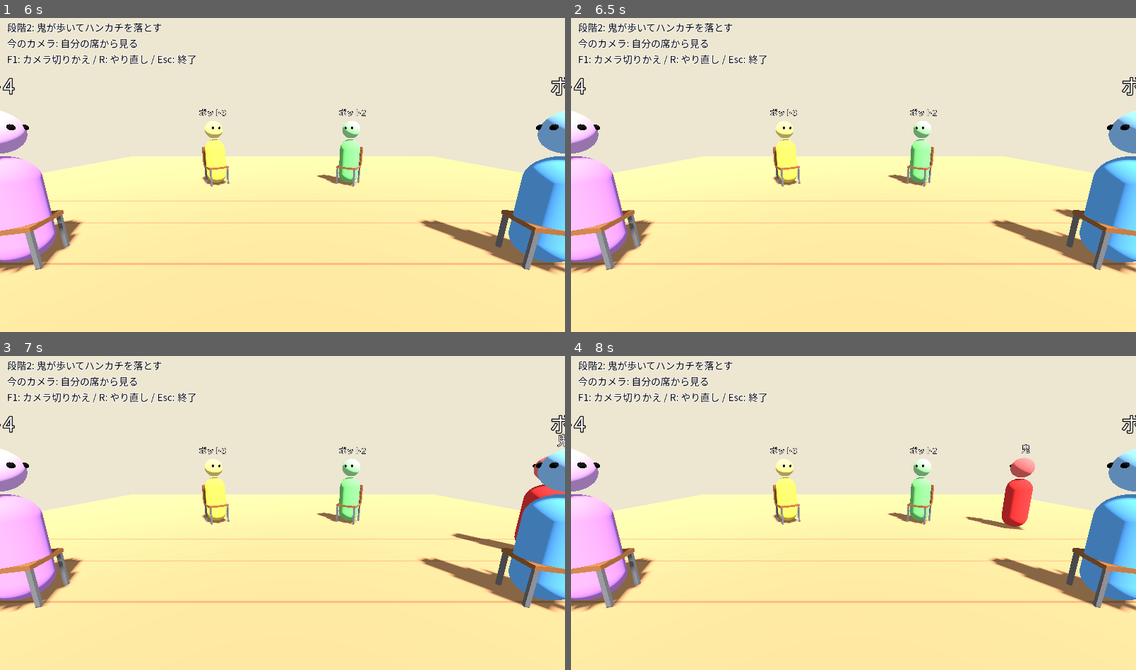
Above: before the commit, frames 1-4 (two rows, left to right).
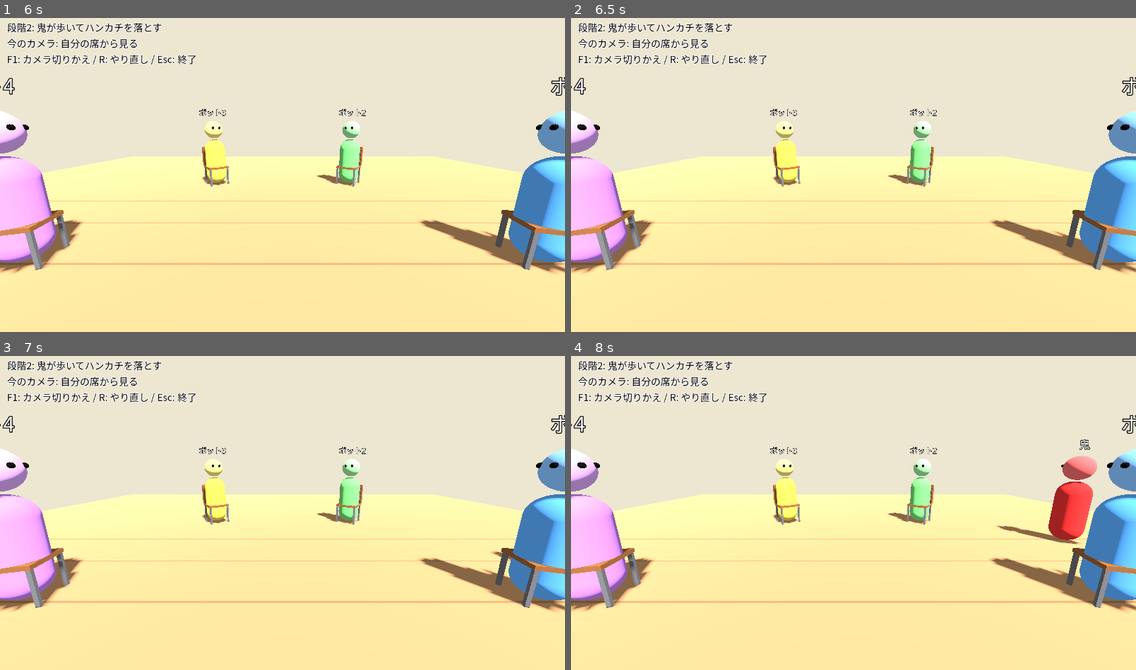
Above: after the commit, the same moments.

Repository: LisaYuumi/ushiro-micha-dame
Game: Godot game, scene res://scenes/main.tscn
The game is run twice, just before and just after one commit, with the same random seed, the same clock (stepped at 60 frames per second) and the same inputs.
Inputs:
- Up to frame 1 (6 s): tap Enter at 0.5 s; tap R (restart) every 0.75 s from 1.25 to 4.25 s
- Up to frame 2 (6.5 s): no input
- Up to frame 3 (7 s): no input
- Up to frame 4 (8 s): no input

Frame 1 is identical in both runs. In frame 2, less than 0.1% of the frame differs, in the area x 85-91%, y 60-65%; in frame 3, 0.6%; in frame 4, 2.7%, in the area x 69-94%, y 26-60%.

Commit message:
Make the handkerchief drop sound faint and add decoy pauses/rustles
The oni may stop behind any seat and play the same sound as a real drop,
so hearing a sound no longer tells you who got the handkerchief.

Co-Authored-By: Claude Opus 5.5 <noreply@anthropic.com>
Claude-Session: https://claude.ai/code/session_018gGhz8RHTqLMKymXrJnaB4

Diff:
--- a/scripts/core/game_config.gd
+++ b/scripts/core/game_config.gd
@@ -16,6 +16,12 @@
 # --- 鬼の動き ---
 ## 鬼が歩く速さ(メートル/秒)
 const ONI_WALK_SPEED := 1.6
+## 席の後ろで立ち止まる時間(秒)。本当に落とすときも、ニセの物音のときも同じ
+const ONI_PAUSE_TIME := 0.6
+## 席の後ろを通るたびに、ニセで立ち止まる確率(0〜1)
+const DECOY_STOP_CHANCE := 0.35
+## ニセで立ち止まったとき、置く音に似た物音を出す確率(0〜1)
+const DECOY_SOUND_CHANCE := 0.6
 ## ハンカチを落とすまでに最低何周歩くか(この範囲でランダム)
 const ONI_LAPS_BEFORE_DROP_MIN := 0.3
 const ONI_LAPS_BEFORE_DROP_MAX := 1.0
@@ -25,5 +31,8 @@
 const FOOTSTEP_STRIDE := 0.7
 ## 足音の大きさ(dB。小さいほど静か)
 const FOOTSTEP_VOLUME_DB := -14.0
-## ハンカチを落とした音の大きさ(dB)
-const DROP_VOLUME_DB := -8.0
+## ハンカチを置いた音(とニセの物音)の大きさ(dB)。ハンカチは足音にまぎれるくらい小さく
+const DROP_VOLUME_DB := -16.0
+## 置いた音が、この距離(メートル)より離れると急に小さくなる。
+## 小さいほど「自分のすぐ後ろ」でないと聞こえない
+const DROP_SOUND_RANGE := 1.2
--- a/scripts/core/game_state.gd
+++ b/scripts/core/game_state.gd
@@ -47,6 +47,10 @@
 var drop_target_seat: int = -1
 ## 鬼がこの角度まで来たら落とす
 var drop_angle: float = 0.0
+## 次に鬼が席の真後ろを通る角度
+var next_seat_crossing: float = 0.0
+## 鬼が立ち止まっている残り時間(秒)
+var oni_pause_left: float = 0.0
 ## ハンカチが床に落ちているか
 var handkerchief_on_floor: bool = false
 var handkerchief_position: Vector3 = Vector3.ZERO
@@ -108,17 +112,26 @@
 
 	phase = Phase.WALKING
 	handkerchief_on_floor = false
+	oni_pause_left = 0.0
+	var step := TAU / GameConfig.SEAT_COUNT
+	next_seat_crossing = ceilf(oni_angle / step) * step
 	_plan_drop()
 
 
 ## 時間を delta 秒すすめる。
 func tick(delta: float) -> void:
+	if oni_pause_left > 0.0:
+		oni_pause_left -= delta
+		return
+
 	var oni := get_actor(oni_id)
 	oni_angle += GameConfig.ONI_WALK_SPEED / GameConfig.ONI_WALK_RADIUS * delta
+	if oni_angle >= next_seat_crossing:
+		# ちょうど席の真後ろで止まれるように位置をそろえる
+		oni_angle = next_seat_crossing
+		next_seat_crossing += TAU / GameConfig.SEAT_COUNT
+		_on_pass_behind_seat()
 	_place_on_walk_ring(oni, oni_angle)
-
-	if phase == Phase.WALKING and oni_angle >= drop_angle:
-		_drop()
 
 
 ## たまったお知らせを受け取る(受け取ると空になる)。
@@ -187,6 +200,27 @@
 	drop_angle = target + ceilf((earliest - target) / TAU) * TAU
 
 
+## 鬼が席の真後ろに来たとき: 本当に落とす/ニセで立ち止まる/そのまま通りすぎる
+func _on_pass_behind_seat() -> void:
+	if phase == Phase.WALKING and absf(oni_angle - drop_angle) < 0.001:
+		oni_pause_left = GameConfig.ONI_PAUSE_TIME
+		_drop()
+	elif rng.randf() < GameConfig.DECOY_STOP_CHANCE:
+		oni_pause_left = GameConfig.ONI_PAUSE_TIME
+		if rng.randf() < GameConfig.DECOY_SOUND_CHANCE:
+			# 本物と同じ音を、同じ場所(席の真後ろ)で出す
+			events.append({
+				"type": "rustle",
+				"seat": _seat_at_angle(oni_angle),
+				"pos": _ring_point(oni_angle, GameConfig.DROP_RADIUS),
+			})
+
+
+func _seat_at_angle(angle: float) -> int:
+	var n := GameConfig.SEAT_COUNT
+	return posmod(roundi(angle / TAU * n), n)
+
+
 func _drop() -> void:
 	phase = Phase.DROPPED
 	handkerchief_on_floor = true
--- a/scripts/main.gd
+++ b/scripts/main.gd
@@ -4,6 +4,8 @@
 ##   GameState(状態) → WorldView / Hud が読んで表示する
 
 var state: GameState
+## 確認用: 最後に鳴った物音が本物かニセか
+var _last_sound := ""
 
 @onready var view: WorldView = $WorldView
 @onready var hud: Hud = $Hud
@@ -17,6 +19,7 @@
 
 func _start_round() -> void:
 	state.start_round()
+	_last_sound = ""
 	view.build(state)
 	_update_help()
 
@@ -25,6 +28,11 @@
 	state.tick(delta)
 	for e in state.take_events():
 		view.on_event(e)
+		match e.get("type"):
+			"dropped":
+				_last_sound = "本物"
+			"rustle":
+				_last_sound = "ニセ"
 		_update_help()
 
 
@@ -53,6 +61,8 @@
 			lines.append("【確認用】%s の後ろに落とした" % who)
 		else:
 			lines.append("【確認用】%s の後ろに落とす予定" % who)
+		if _last_sound != "":
+			lines.append("【確認用】さっきの物音: %s" % _last_sound)
 	else:
 		lines.append("今のカメラ: 自分の席から見る")
 	lines.append("F1: カメラ切りかえ / R: やり直し / Esc: 終了")
--- a/scripts/view/world_view.gd
+++ b/scripts/view/world_view.gd
@@ -52,8 +52,10 @@
 ## GameState からのお知らせに合わせて音などを出す。
 func on_event(e: Dictionary) -> void:
 	match e.get("type"):
-		"dropped":
+		"dropped", "rustle":
+			# 本物もニセの物音も、まったく同じ音
 			_drop_player.position = e["pos"]
+			_drop_player.pitch_scale = randf_range(0.9, 1.1)
 			_drop_player.play()
 
 
@@ -210,6 +212,7 @@
 	_drop_player = AudioStreamPlayer3D.new()
 	_drop_player.stream = Sfx.drop()
 	_drop_player.volume_db = GameConfig.DROP_VOLUME_DB
+	_drop_player.unit_size = GameConfig.DROP_SOUND_RANGE
 	add_child(_drop_player)
 
 
